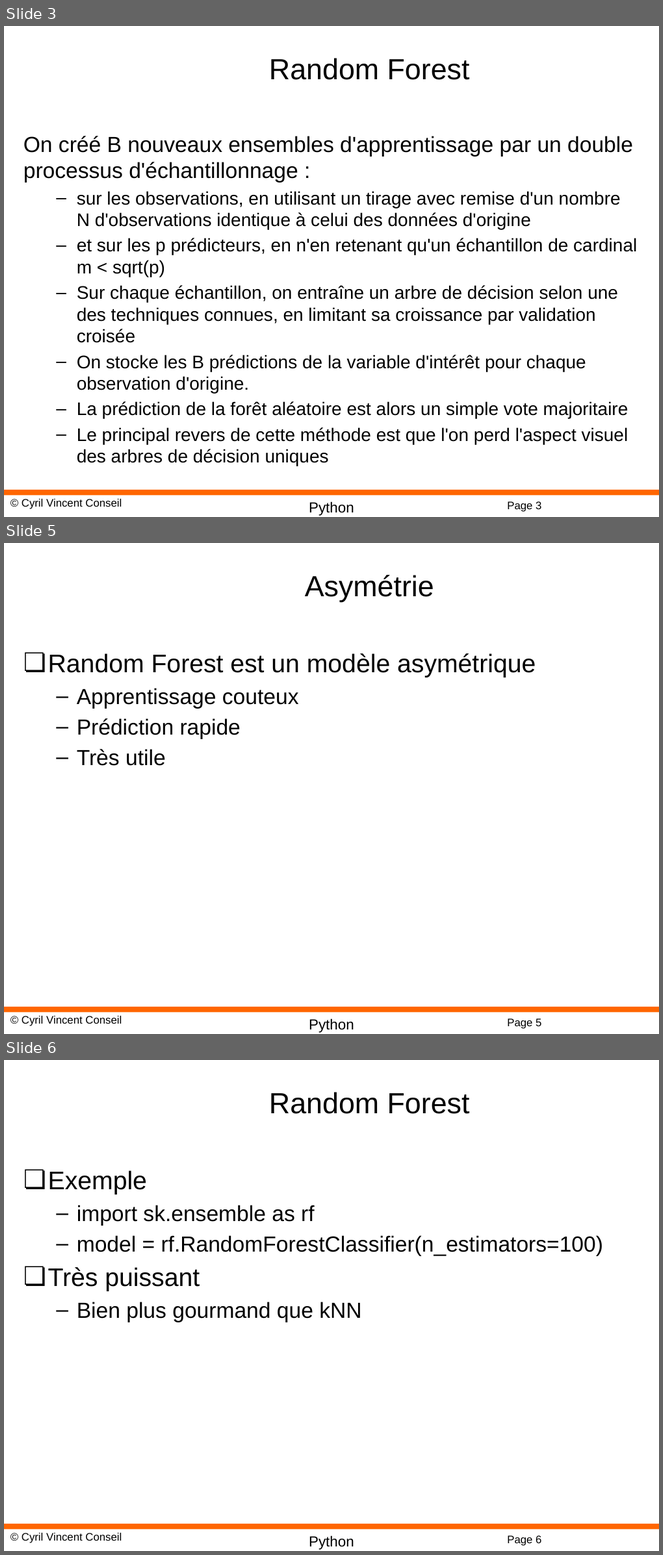
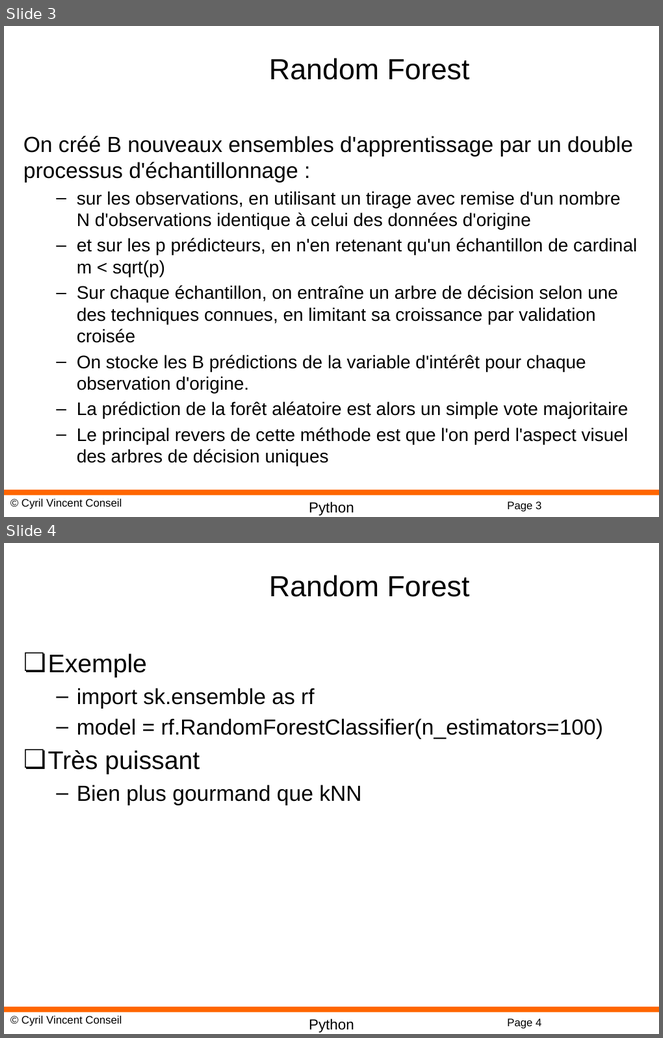
Before and after one commit to cyrilvincent/datascience, a slide deck: ppt/MachineLearning15-RandomForest.pptx. Shown one above the other, each under a label of ours: slides 3, 5 and 6 before the commit, slides 3 and 4 after it; the slides between them are not shown. The pictures are 663x1555 and 663x1038 pixels, drawn with LibreOffice and Linux fonts; fonts in the diff are those of the drawing; background and template pictures are left out. Boxes give left, top, right and bottom in pixels: in the first picture for what was removed or moved away, otherwise in the second. Text is boxed around its words. In the diff, an @@ line names an element or a change of style, - is before the commit and + after.

```diff
--- a/ppt/MachineLearning15-RandomForest.pptx
+++ b/ppt/MachineLearning15-RandomForest.pptx
@@ slide 5 removed at [4,543,659,1034], background #FFFFFF; not listed: 4 template elements that a slide beside it also shows @@
@@ title removed at [305,575,434,602] @@
-Asymétrie
@@ text removed at [48,653,536,766] @@
-❏ Random Forest est un modèle asymétrique
-  – Apprentissage couteux
-  – Prédiction rapide
-  – Très utile
@@ what was slide 6 is now slide 4 @@
@@ page number at [507,1019,542,1029]: text changed @@
-Page 6
+Page 4
```
Also in this commit, not shown: 3 other slides removed, 2 other files.
